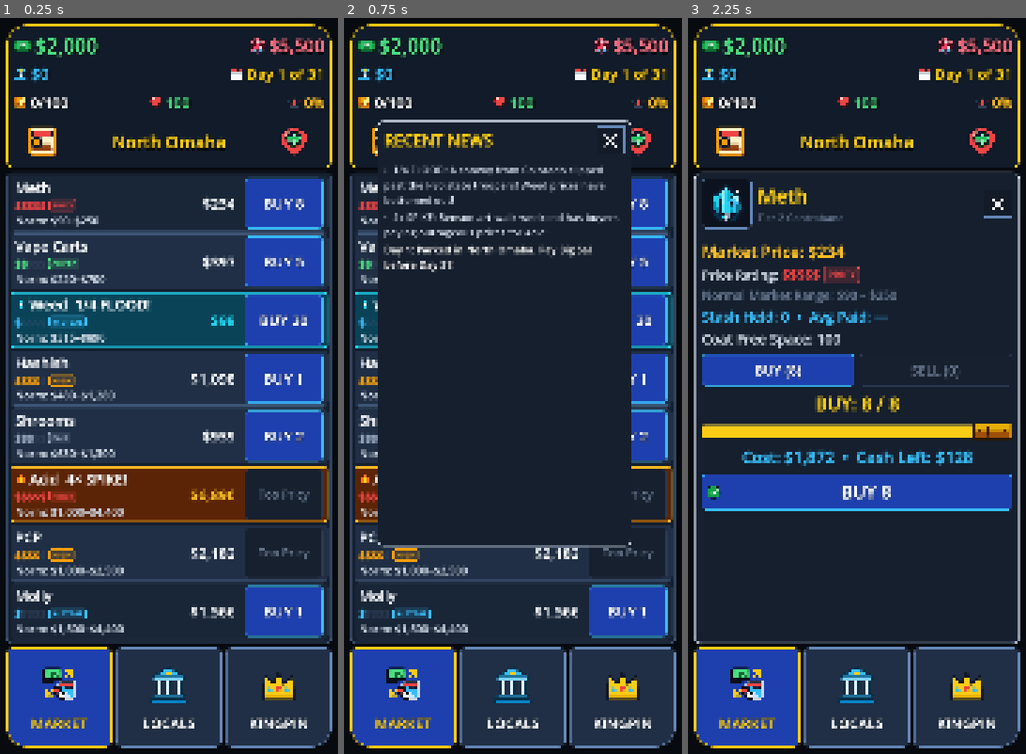
Above: before the commit, frames 1-3 (left to right).
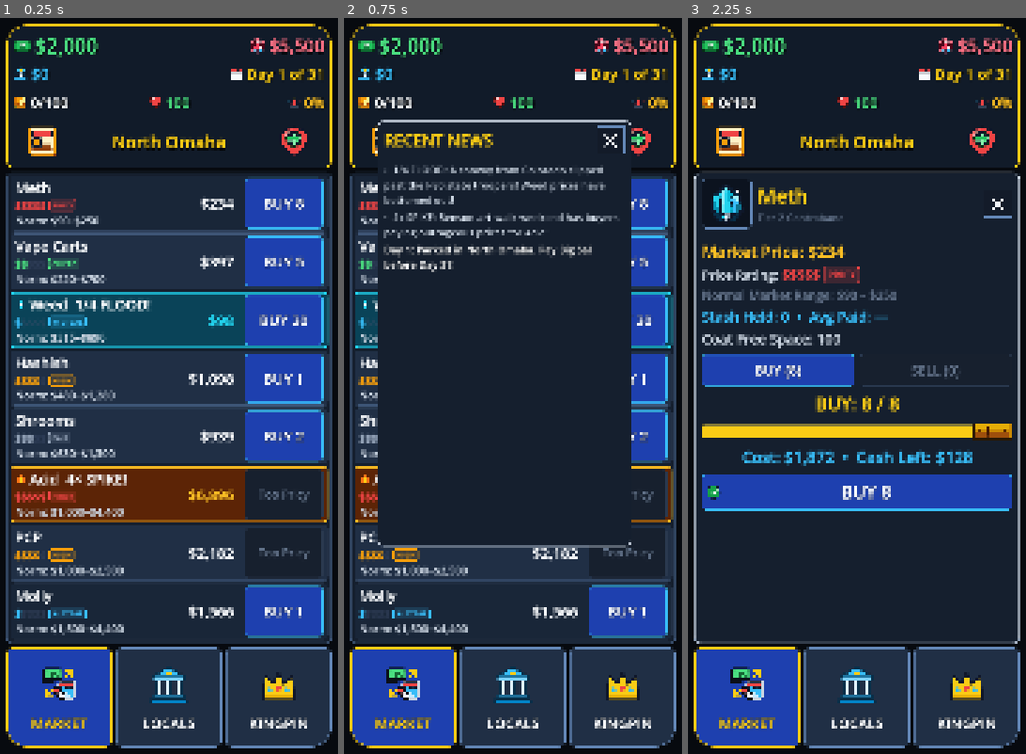
Above: after the commit, the same moments.

Repository: TimGoergen/dope-wars
Game: Godot game, scene res://Main.tscn
The game is run twice, just before and just after one commit, with the same random seed, the same clock (stepped at 60 frames per second) and the same inputs.
Inputs (mouse positions are in pixels of both pictures, inside the frame that each line leads up to):
- Up to frame 1 (0.25 s): no input
- Up to frame 2 (0.75 s): click (387, 143) at 0.52 s
- Up to frame 3 (2.25 s): click (982, 143) at 1.27 s; click (813, 202) at 2.02 s

The runs differ from the first frame. In frame 1, 1.0% of the frame differs, in the area x 55-70%, y 24-82%; in frame 2, 0.3%; in frame 3, nothing differs.

Commit message:
style(ui): increase price-to-action-button margin to 36px on market rows

Diff:
--- a/game/scripts/Main.gd
+++ b/game/scripts/Main.gd
@@ -453,7 +453,7 @@
 		var row_hbox := HBoxContainer.new()
 		row_hbox.size_flags_horizontal = Control.SIZE_EXPAND_FILL
 		row_hbox.size_flags_vertical = Control.SIZE_EXPAND_FILL
-		row_hbox.add_theme_constant_override("separation", 30)
+		row_hbox.add_theme_constant_override("separation", 36)
 		row_panel.add_child(row_hbox)
 
 		# Left/Middle clickable area to open the Trade Slider Modal
@@ -477,7 +477,7 @@
 
 		var info_hbox := HBoxContainer.new()
 		info_hbox.set_anchors_and_offsets_preset(Control.PRESET_FULL_RECT)
-		info_hbox.add_theme_constant_override("separation", 12)
+		info_hbox.add_theme_constant_override("separation", 16)
 		info_hbox.mouse_filter = Control.MOUSE_FILTER_IGNORE
 		row_tap_btn.add_child(info_hbox)
 
--- a/game/sim/UiLayoutTest.gd
+++ b/game/sim/UiLayoutTest.gd
@@ -46,8 +46,8 @@
 		var p_rect := p_lbl.get_global_rect()
 		var q_rect := q_btn.get_global_rect()
 		var gap := q_rect.position.x - p_rect.end.x
-		if gap < 24.0:
-			push_error("FAIL [Market Row Spacing (BUY)]: pid=%s gap=%.1f < 24.0 (price_end=%.1f btn_start=%.1f)" % [pid, gap, p_rect.end.x, q_rect.position.x])
+		if gap < 30.0:
+			push_error("FAIL [Market Row Spacing (BUY)]: pid=%s gap=%.1f < 30.0 (price_end=%.1f btn_start=%.1f)" % [pid, gap, p_rect.end.x, q_rect.position.x])
 			quit(1)
 			return
 
@@ -69,8 +69,8 @@
 		var p_rect := p_lbl.get_global_rect()
 		var q_rect := q_btn.get_global_rect()
 		var gap := q_rect.position.x - p_rect.end.x
-		if gap < 24.0:
-			push_error("FAIL [Market Row Spacing (SELL)]: pid=%s gap=%.1f < 24.0 (price_end=%.1f btn_start=%.1f)" % [test_pid, gap, p_rect.end.x, q_rect.position.x])
+		if gap < 30.0:
+			push_error("FAIL [Market Row Spacing (SELL)]: pid=%s gap=%.1f < 30.0 (price_end=%.1f btn_start=%.1f)" % [test_pid, gap, p_rect.end.x, q_rect.position.x])
 			quit(1)
 			return
 		if q_btn.text != "SELL":
